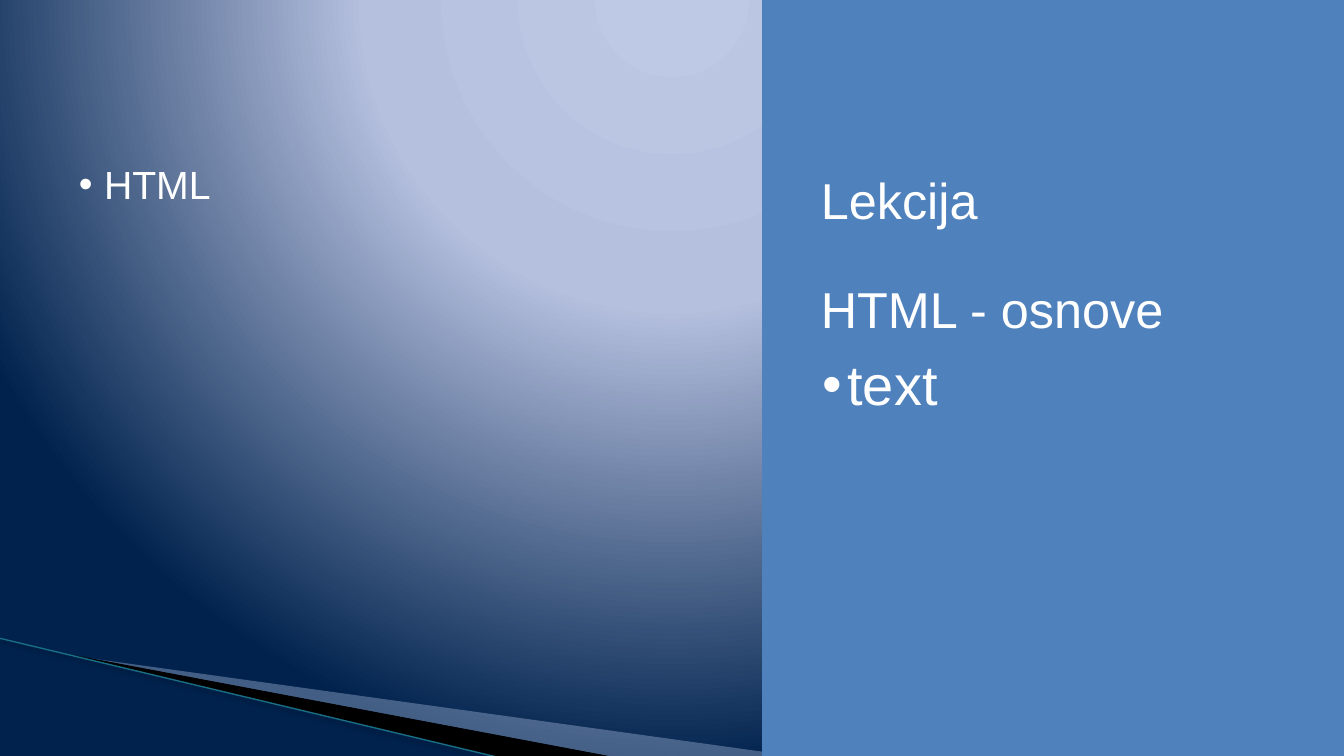
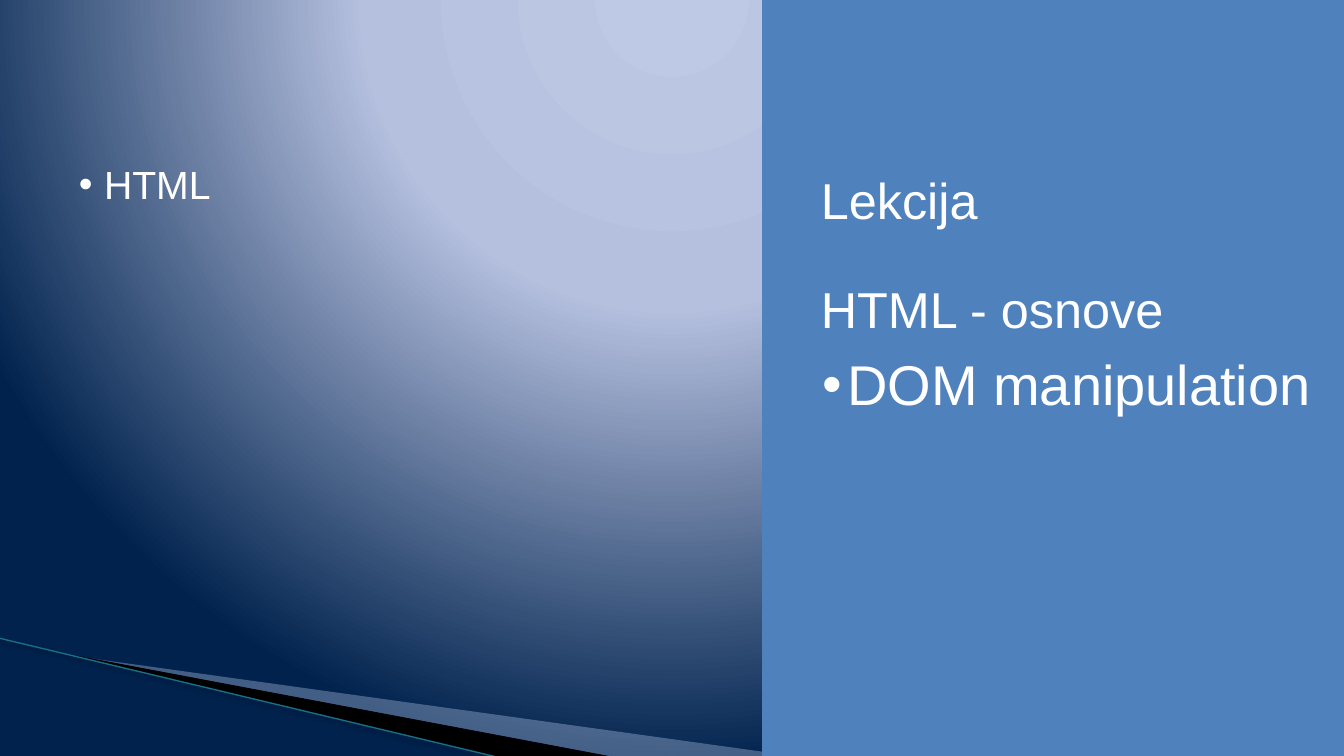
Before and after one commit to todalexcode/kurs-front-end, a slide deck: slide 4 of sesija-18/PPT/Front-End Developer-18.pptx. Drawn at 1344x756 pixels with LibreOffice and Linux fonts; fonts in the diff are those of the drawing; background and template pictures are left out. Boxes give left, top, right and bottom in pixels: in the first picture for what was removed or moved away, otherwise in the second. Text is boxed around its words. In the diff, an @@ line names an element or a change of style, - is before the commit and + after.

```diff
--- a/sesija-18/PPT/Front-End Developer-18.pptx
+++ b/sesija-18/PPT/Front-End Developer-18.pptx
@@ text at (847, 364, 1310, 415): text changed @@
-• text
+• DOM manipulation
```
Also in this commit, not shown: 2 other slides changed, 1 slide added, 8 other files.
